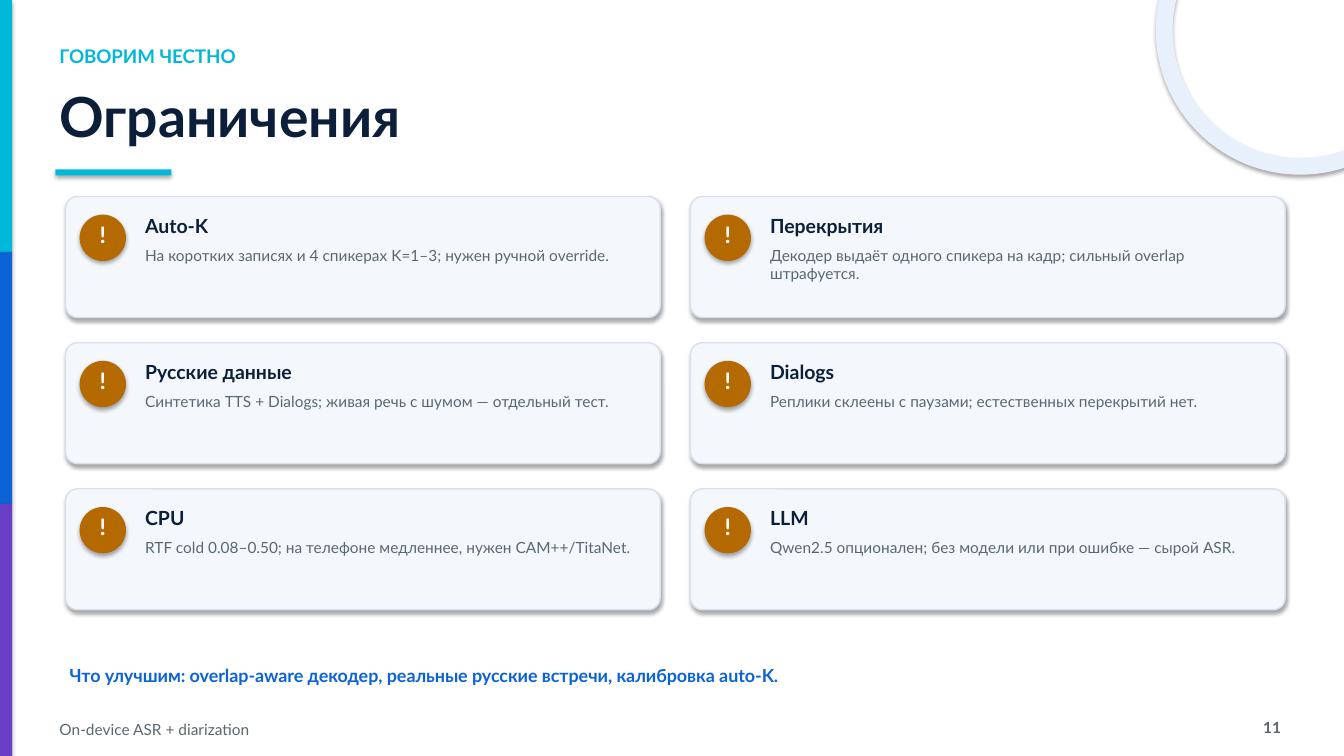
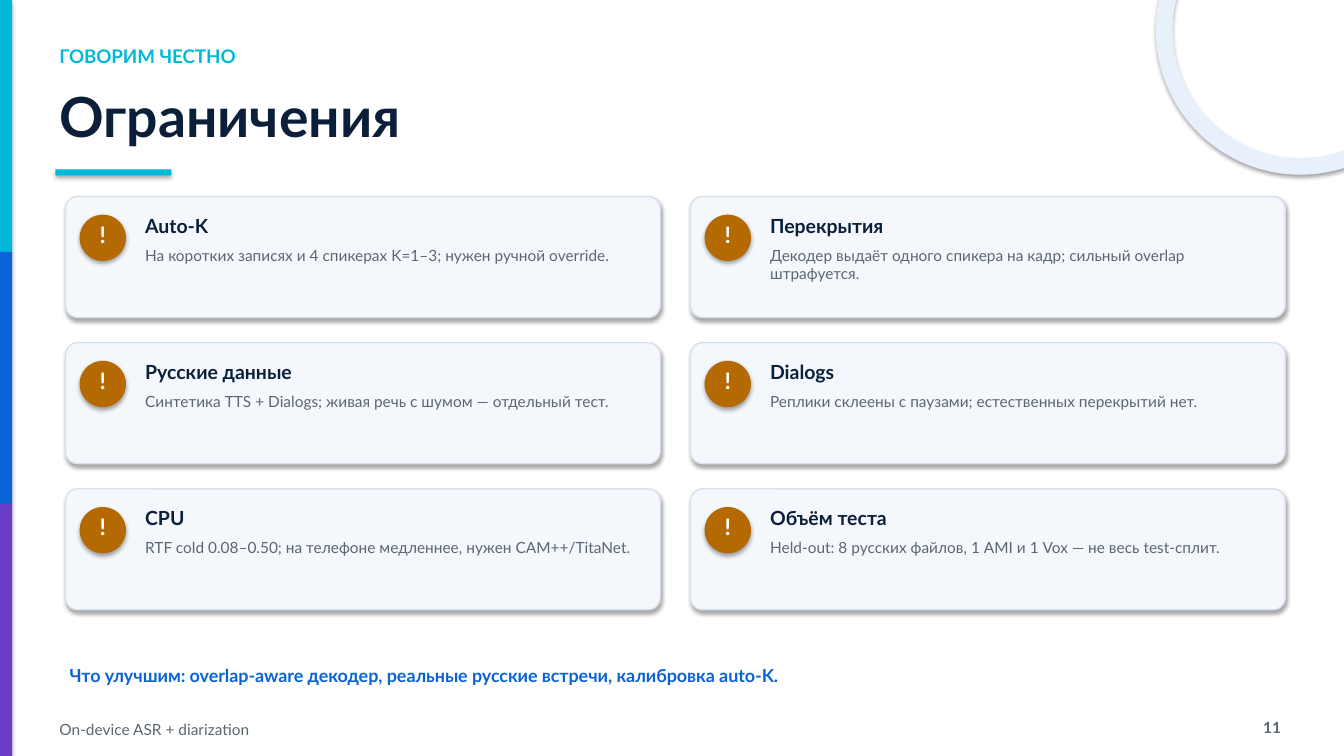
Before and after one commit to VershininSemyon/nuclear_hack_team_corgi, a slide deck: slide 11 of artifacts/hackathon_defense.pptx. Drawn at 1344x756 pixels with LibreOffice and Linux fonts; fonts in the diff are those of the drawing. Boxes give left, top, right and bottom in pixels: in the first picture for what was removed or moved away, otherwise in the second. Text is boxed around its words. In the diff, an @@ line names an element or a change of style, - is before the commit and + after.

Commit message:
Drop the LLM card from the limitations slide
- replace it with a test-coverage limitation, keep the 6-card grid\n- refresh the deck in artifacts and on the Desktop

```diff
--- a/artifacts/hackathon_defense.pptx
+++ b/artifacts/hackathon_defense.pptx
@@ text at <box>770,510,887,525</box>: text changed @@
-LLM
+Объём теста
@@ text at <box>770,541,1220,556</box>: text changed @@
-Qwen2.5 опционален; без модели или при ошибке — сырой ASR.
+Held-out: 8 русских файлов, 1 AMI и 1 Vox — не весь test-сплит.
```
Also in this commit, not shown: 2 other files.
